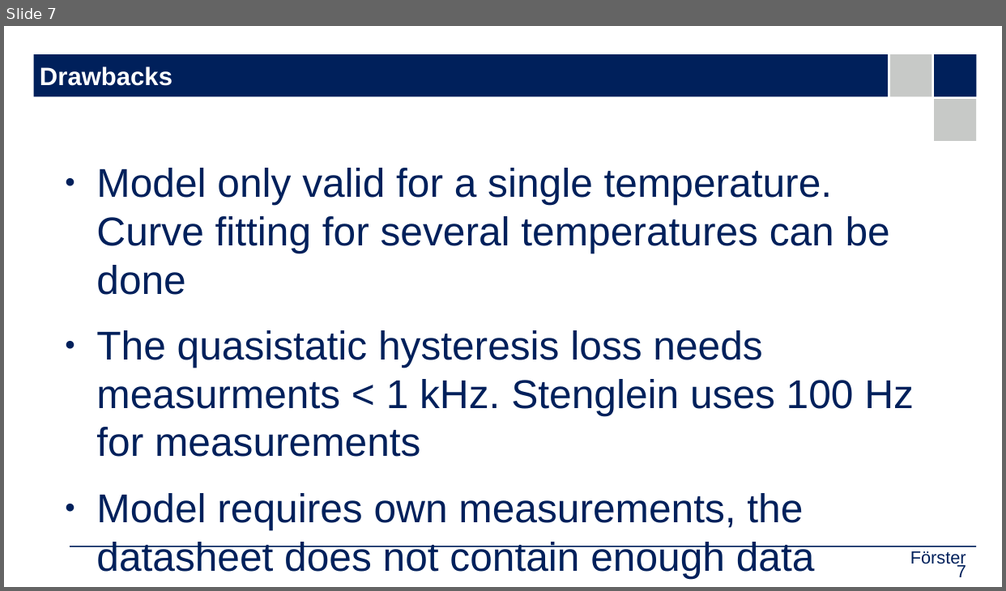
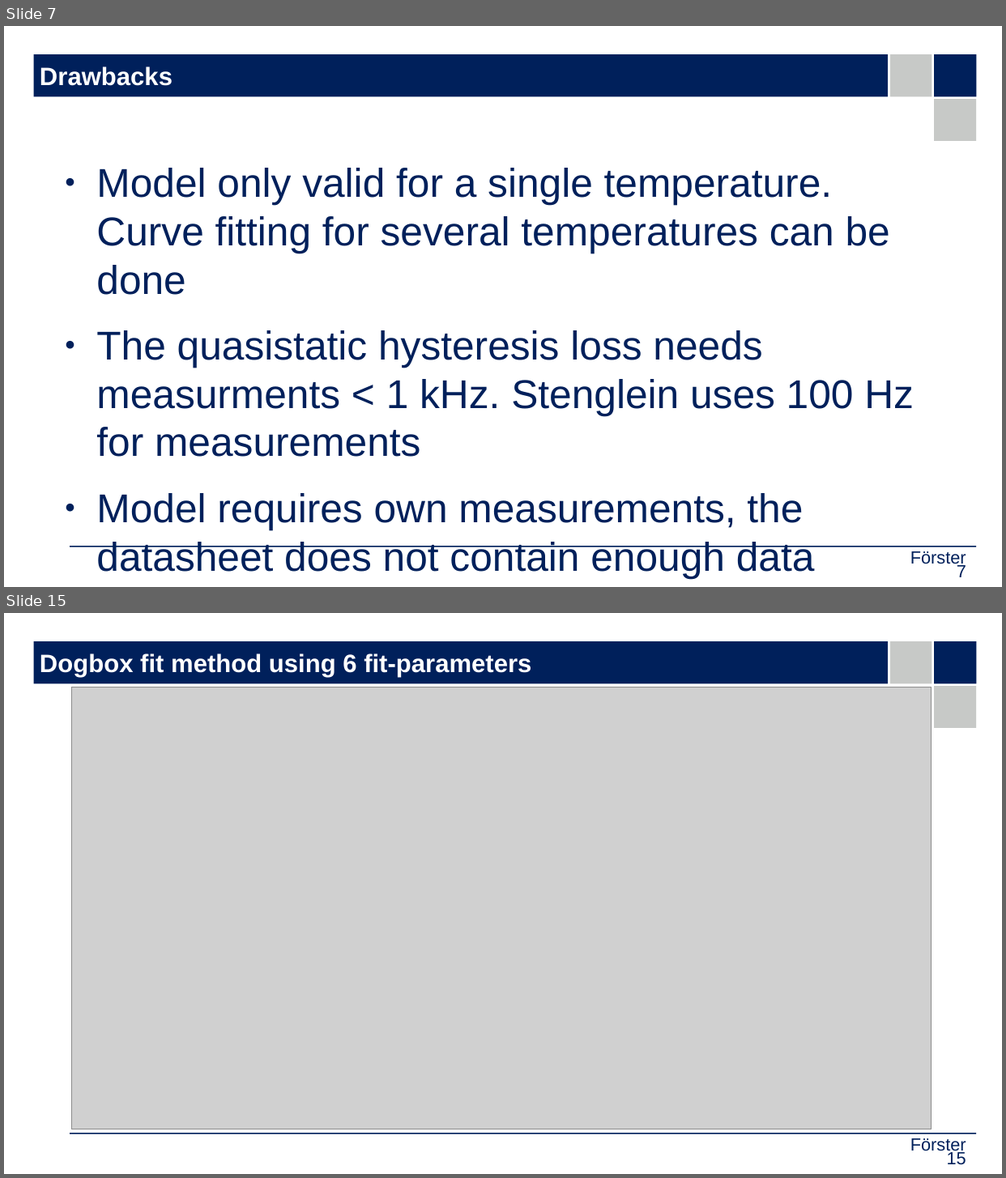
Before and after one commit to upb-lea/hardcore-magnet-challenge, a slide deck: docs/doku_nf.odp. Shown one above the other, each under a label of ours: slide 7 before the commit, slides 7 and 15 after it; the slides between them are not shown. The pictures are 1006x591 and 1006x1178 pixels, drawn with LibreOffice and Linux fonts; fonts in the diff are those of the drawing; grey boxes stand for pictures; background and template pictures are left out. Boxes give left, top, right and bottom in pixels: in the first picture for what was removed or moved away, otherwise in the second. Text is boxed around its words. In the diff, an @@ line names an element or a change of style, - is before the commit and + after.

Commit message:
add stenglein method curve fitting

```diff
--- a/docs/doku_nf.odp
+++ b/docs/doku_nf.odp
@@ slide 15 added at box(4, 613, 1002, 1174), background #FFFFFF; not listed: 5 template elements that a slide beside it also shows @@
@@ title added at box(40, 653, 531, 677), 20 pt, text #FFFFFF, bold @@
+Dogbox fit method using 6 fit-parameters
@@ picture added at box(72, 688, 931, 1130) @@
@@ text added at box(910, 1139, 966, 1155), 14 pt, text #00205B @@
+Förster
@@ page number added at box(947, 1151, 966, 1165), 14 pt, text #00205B @@
+15
```
Also in this commit, not shown: 7 other slides added, 1 other file.
